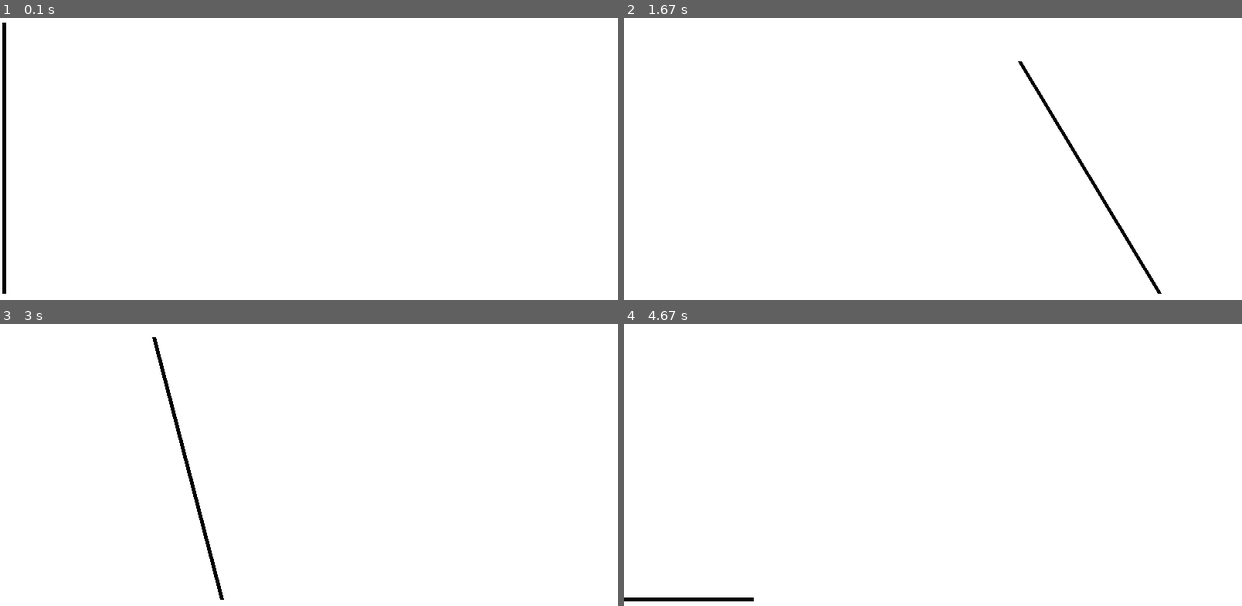
Above: before the commit, frames 1-4 (two rows, left to right).
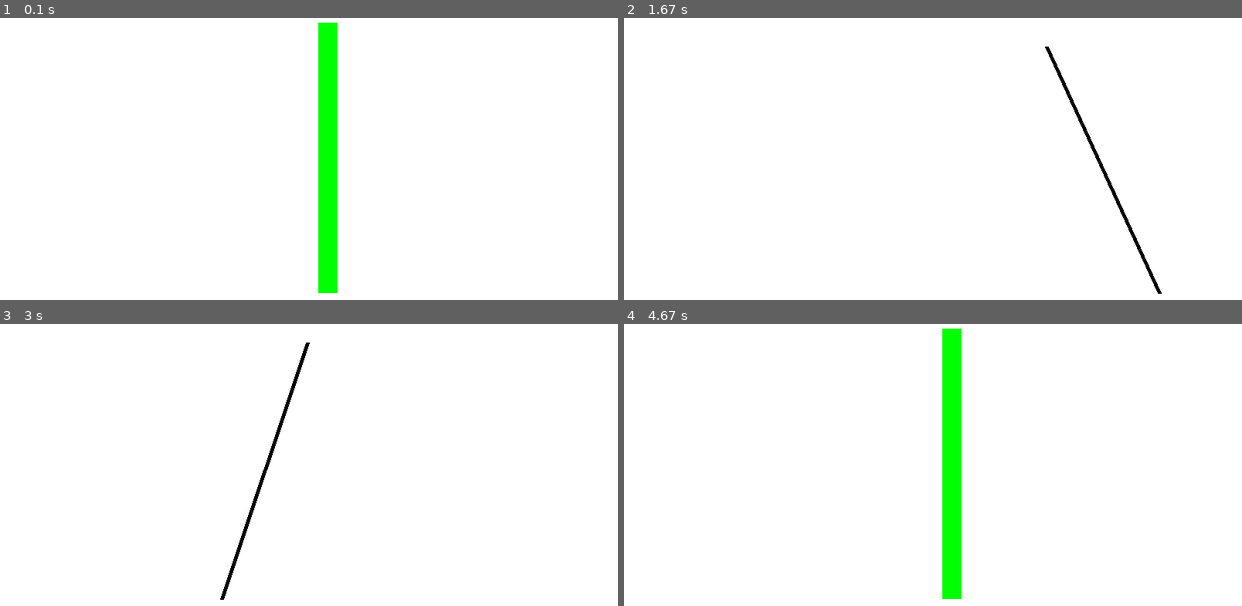
Above: after the commit, the same moments.

Repository: NanoMars/mini-pygame-collection
Game: pygame game, started from Games/Balance.py
The game is run twice, just before and just after one commit, with the same random seed, the same clock (stepped at 60 frames per second) and the same inputs.
Inputs (mouse positions are in pixels of both pictures, inside the frame that each line leads up to):
- Up to frame 1 (0.1 s): no input
- Up to frame 2 (1.67 s): click (951, 159) at 0.38 s; click (933, 150) at 0.72 s; click (741, 49) at 1.05 s; click (1161, 283) at 1.38 s
- Up to frame 3 (3 s): click (outside the picture) at 1.72 s; click (278, 546) at 2.05 s; click (290, 346) at 2.38 s; click (222, 329) at 2.72 s
- Up to frame 4 (4.67 s): click (1093, 386) at 3.05 s; click (1124, 414) at 3.38 s; click (1062, 343) at 3.72 s; click (753, 335) at 4.05 s

The runs differ from the first frame. In frame 1, 3.6% of the frame differs, in the area x 0-55%, y 1-98%; in frame 2, 1.0%; in frame 3, 1.1%; in frame 4, 3.3%.

Commit message:
Just need to get the countdown showing on screen.

Diff:
--- a/Games/Balance.py
+++ b/Games/Balance.py
@@ -1,4 +1,4 @@
-import pygame, math
+import pygame, math, random
 
 pygame.init()
 
@@ -7,18 +7,23 @@
 screen = pygame.display.set_mode((screen_width, screen_height))
 pygame.display.set_caption("Balance")
 
+stick_spawned = False
+
+countdown = 15
+
 class stick:
     def __init__ (self):
         self.length = 350
         self.x = pygame.mouse.get_pos()[0]
         self.y = (screen_height + self.length) // 2 + 50
-        self.angle = 0
+        self.angle = random.uniform(-math.pi / 180, math.pi / 180)
         self.last_update = 0.0
         self.last_mouse_update = pygame.mouse.get_pos()[0]
         self.acceleration = 0
         self.velocity = 0.0
         self.top_x = self.x
     def update(self):
+        global stick_spawned, countdown
         time_passed = pygame.time.get_ticks() / 1000 - self.last_update
         self.angle = self.velocity  * time_passed + self.angle
         self.x = min(max(pygame.mouse.get_pos()[0], 0), screen_width)
@@ -29,33 +34,39 @@
         #self.last_mouse_update = mouse_x
 
         new_angle = (math.pi / 2 - math.acos(min(max((self.top_x - self.x) / self.length, -1), 1)) )
-        print(self.angle,new_angle)
         self.angle = new_angle * 0.5 + self.angle * 0.5
 
-        self.acceleration = (self.angle / (math.pi / 2)) * 5
+        self.acceleration = (self.angle / (math.pi / 2)) * 10
 
         self.velocity += (self.acceleration) * time_passed
-
-        if pygame.time.get_ticks() / 1000 < 1:
-            self.velocity = 0
-            self.angle = 0
-
 
         self.angle = max(-math.pi / 2, min(self.angle, math.pi / 2))
         self.top_x= self.x + self.length * math.cos(self.angle - math.pi / 2)
 
-
-
-
-
-
+        if self.angle >= math.pi / 2 or self.angle <= -math.pi / 2:
+            stick_spawned = False
+            countdown = 15
 
     def draw(self):
 
         pygame.draw.line(screen, (0, 0, 0), (self.x, self.y), (self.x + self.length * math.cos(self.angle -math.pi / 2), self.y + self.length * math.sin(self.angle -math.pi / 2)), 5)
 
 
-game_stick = stick()
+
+
+def update_countdown():
+    global countdown
+    countdown -= 1
+    print(countdown)
+
+    if countdown <= 0:
+        print("exit the game and open main.py")
+
+
+countdown_timer = pygame.USEREVENT + 1
+pygame.time.set_timer(countdown_timer, 1000)
+
+button_rect = pygame.Rect((screen_width + 25) // 2, (screen_height - 350) // 2 + 50, 25, 350)
 
 # Game loop
 running = True
@@ -64,10 +75,19 @@
     for event in pygame.event.get():
         if event.type == pygame.QUIT:
             running = False
+        elif event.type == pygame.MOUSEBUTTONDOWN:
+            if button_rect.collidepoint(event.pos) and not stick_spawned:
+                game_stick = stick()
+                stick_spawned = True
+        elif event.type == countdown_timer and stick_spawned:
+            update_countdown()
 
+    if not stick_spawned:
+        pygame.draw.rect(screen, (0, 255, 0), button_rect)
+    else:
+        game_stick.update()
+        game_stick.draw()
 
-    game_stick.update()
-    game_stick.draw()
     pygame.display.flip()
 
 pygame.quit()
Not shown, changed: Games/button game
